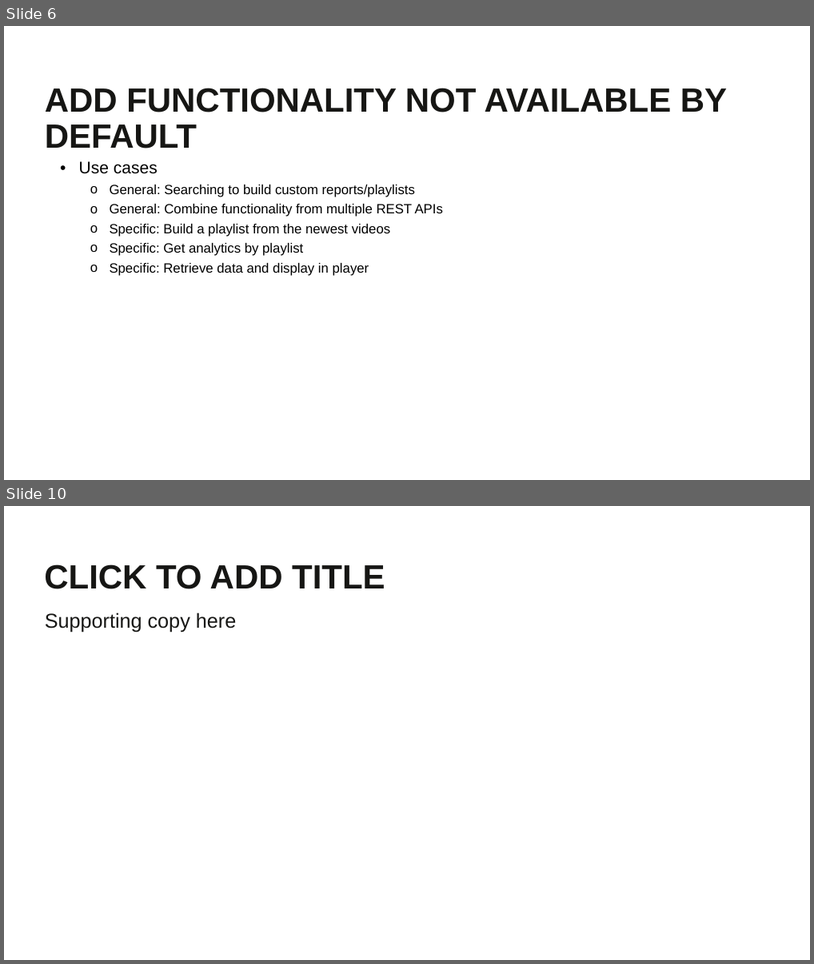
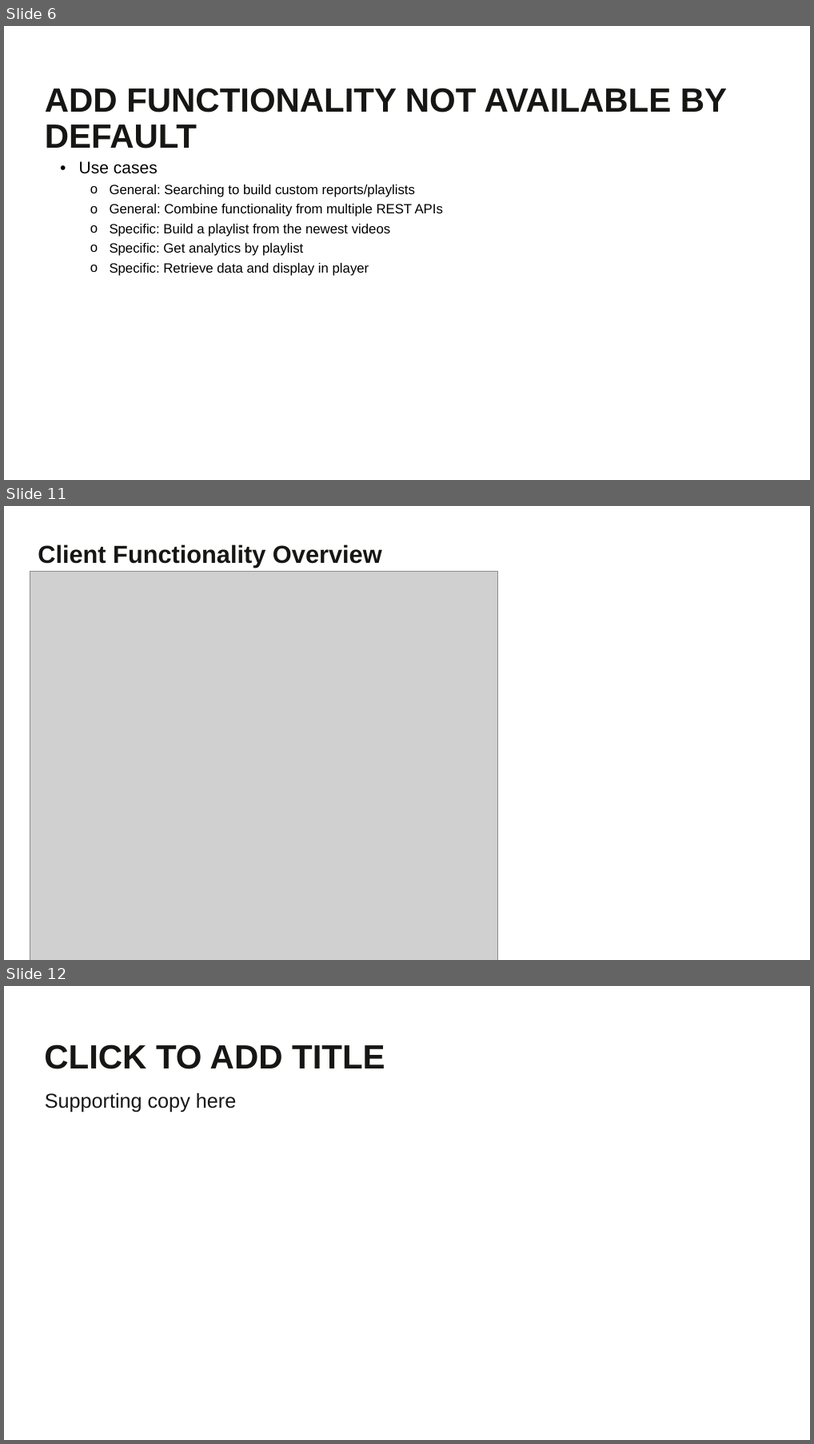
Before and after one commit to BrightcoveLearning/BCL-LearningSamples, a slide deck: PLAYTV2020/matt-boles-video.pptx. Shown one above the other, each under a label of ours: slides 6 and 10 before the commit, slides 6, 11 and 12 after it; the slides between them are not shown. The pictures are 814x964 and 814x1444 pixels, drawn with LibreOffice and Linux fonts; fonts in the diff are those of the drawing; grey boxes stand for pictures; background and template pictures are left out. Boxes give left, top, right and bottom in pixels: in the first picture for what was removed or moved away, otherwise in the second. Text is boxed around its words. In the diff, an @@ line names an element or a change of style, - is before the commit and + after.

```diff
--- a/PLAYTV2020/matt-boles-video.pptx
+++ b/PLAYTV2020/matt-boles-video.pptx
@@ slide 11 added at (4, 506, 810, 960), background #FFFFFF @@
@@ title added at (38, 544, 382, 568), 29.3 pt, text #161614, bold @@
+Client Functionality Overview
@@ picture added at (30, 572, 498, 960) @@
@@ what was slide 10 is now slide 12 @@
```
Also in this commit, not shown: 2 slides changed, 3 other slides added, 2 slides removed, 1 other file.
